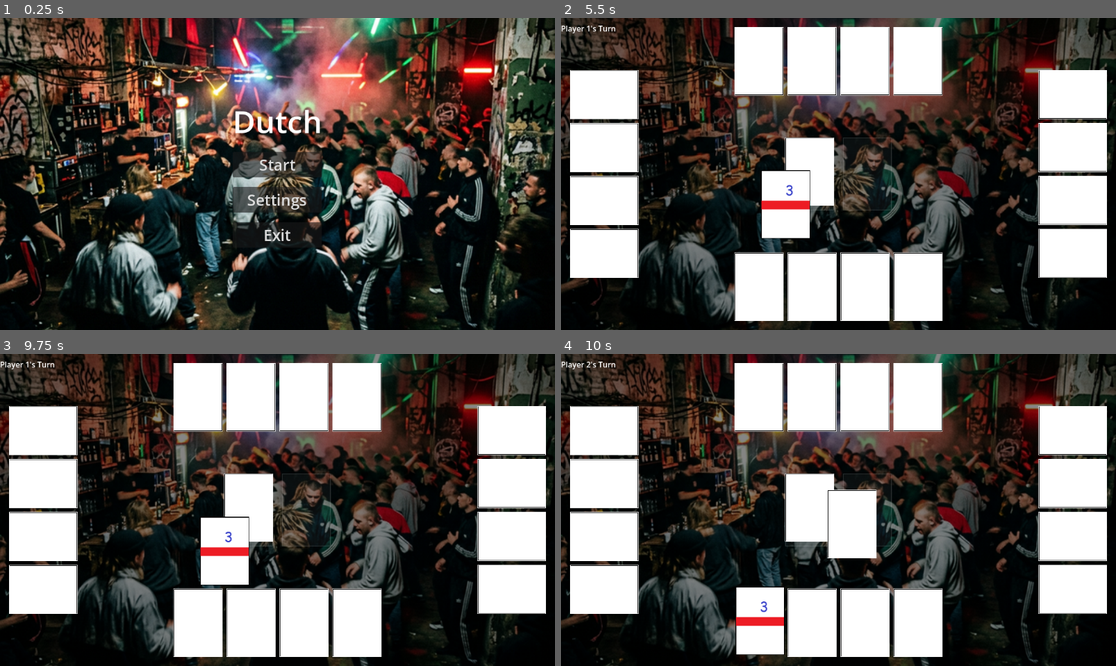
Above: before the commit, frames 1-4 (two rows, left to right).
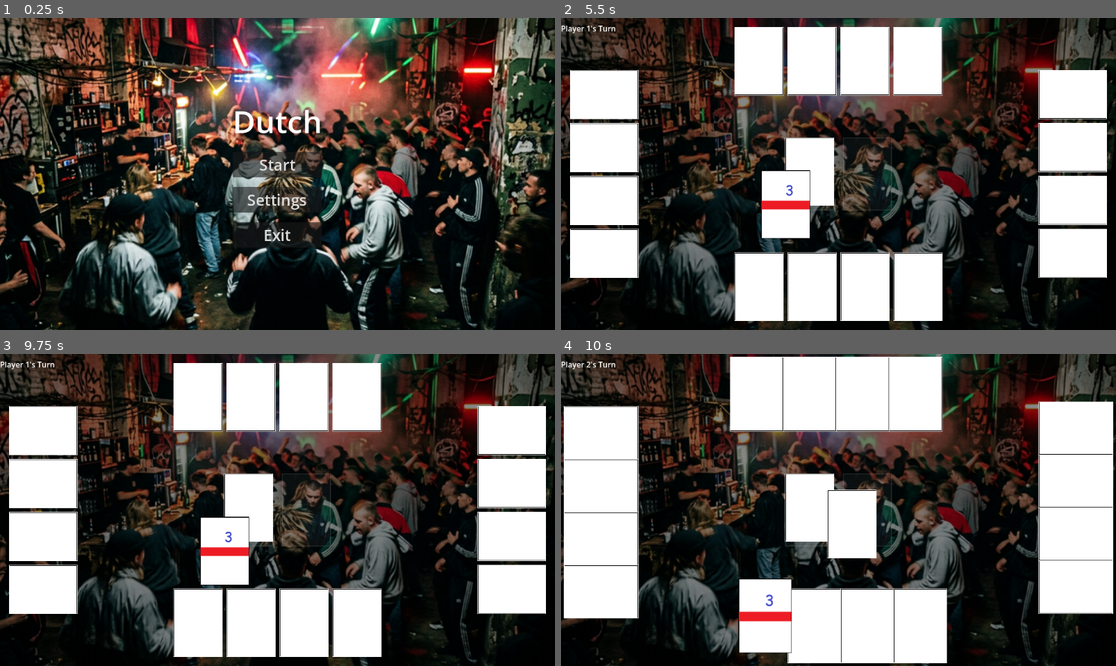
Above: after the commit, the same moments.

Repository: DinVin24/dutch
Game: Godot game, scene res://main_menu.tscn
The game is run twice, just before and just after one commit, with the same random seed, the same clock (stepped at 60 frames per second) and the same inputs.
Inputs (mouse positions are in pixels of both pictures, inside the frame that each line leads up to):
- Up to frame 1 (0.25 s): no input
- Up to frame 2 (5.5 s): click "Start" at 0.5 s; click (810, 170) at 1.27 s; click (810, 170) at 2.02 s; click (810, 170) at 2.77 s; tap Enter at 3.5, 5 s; click (810, 170) at 3.67 s; tap Space at 4.25 s; move the mouse to (810, 170) at 4.27 s; click (810, 170) at 4.42 s; move the mouse to (805, 170) at 5.02 s; click (805, 170) at 5.17 s
- Up to frame 3 (9.75 s): move the mouse to (249, 506) at 5.77 s; click (249, 506) at 5.92 s; tap Space at 6.5, 8 s; move the mouse to (249, 506) at 6.52 s; click (249, 506) at 6.67 s; tap Enter at 7.25 s; move the mouse to (244, 506) at 7.27 s; click (244, 506) at 7.42 s; move the mouse to (244, 503) at 8.02 s; click (244, 503) at 8.17 s; move the mouse to (244, 503) at 8.77 s; click (244, 503) at 8.92 s; move the mouse to (199, 622) at 9.52 s; click (199, 622) at 9.67 s
- Up to frame 4 (10 s): no input

Frames 1-3 are identical in both runs. In frame 4, 6.8% of the frame differs, in the area x 0-100%, y 0-100%.

Commit message:
feat(mechanics): complete special card abilities for Queen and Jack
Agent 2: Implemented UI highlighting, refined peek/swap animations, and added state-guarded validation. Agent 3: Verified FSM transitions and visual feedback.

Diff:
--- a/card.gd
+++ b/card.gd
@@ -12,6 +12,8 @@
 var data: CardData
 var is_flipping: bool = false
 var is_selected: bool = false
+var is_highlighted: bool = false
+var highlight_tween: Tween = null
 
 # Path configuration
 const SPRITE_SHEET_PATH = "res://assets/images/cards/playing_cards.png"
@@ -120,6 +122,23 @@
 	is_selected = p_selected
 	_update_visuals()
 
+func set_highlighted(p_highlighted: bool):
+	is_highlighted = p_highlighted
+
+	if highlight_tween:
+		highlight_tween.kill()
+
+	if is_highlighted:
+		highlight_tween = create_tween().set_loops()
+		highlight_tween.tween_property(self, "scale", Vector2(1.05, 1.05), 0.6).set_trans(Tween.TRANS_SINE)
+		highlight_tween.tween_property(self, "scale", Vector2(1.0, 1.0), 0.6).set_trans(Tween.TRANS_SINE)
+		modulate = Color(1.5, 1.5, 1.5) # Brighten
+	else:
+		scale = Vector2(1.0, 1.0)
+		modulate = Color(1.0, 1.0, 1.0)
+
+	_update_visuals()
+
 func flip() -> void:
 	if is_flipping or not data:
 		return
--- a/game_board.gd
+++ b/game_board.gd
@@ -111,6 +111,9 @@
 			else:
 				print("FSM Blocked: Cannot swap drawn card into opponent's hand.")
 		GameManager.GameState.TURN_PEEK_ABILITY:
+			if card_node.data.is_face_up:
+				print("FSM Blocked: Cannot peek at a card that is already face-up.")
+				return
 			_handle_peek_ability(card_node)
 		GameManager.GameState.TURN_SWAP_ABILITY:
 			_handle_swap_ability(card_node, p_idx, c_idx)
@@ -129,6 +132,7 @@
 			card.mouse_filter = Control.MOUSE_FILTER_STOP
 
 	GameManager.complete_peek_ability()
+	clear_all_highlights()
 
 func _handle_swap_ability(card_node, p_idx, c_idx):
 	# Don't allow clicking the same card twice
@@ -155,6 +159,7 @@
 	s2.node.set_selected(false)
 
 	swap_sources.clear()
+	clear_all_highlights()
 	reposition_all_cards()
 
 func _show_message(text: String):
@@ -255,9 +260,22 @@
 			_start_peek_phase()
 		GameManager.GameState.TURN_PEEK_ABILITY:
 			_show_message("Select ANY card to peek at.")
+			_highlight_selectable_cards()
 		GameManager.GameState.TURN_SWAP_ABILITY:
 			_show_message("Select TWO cards on the board to swap.")
+			_highlight_selectable_cards()
 			swap_sources.clear()
+func _highlight_selectable_cards():
+	for hand in player_hands:
+		for card in hand:
+			if is_instance_valid(card):
+				card.set_highlighted(true)
+
+func clear_all_highlights():
+	for hand in player_hands:
+		for card in hand:
+			if is_instance_valid(card):
+				card.set_highlighted(false)
 
 func _start_peek_phase():
 	var label = Label.new()
@@ -333,8 +351,13 @@
 				var final_pos = transform.position - card_pivot.rotated(deg_to_rad(transform.rotation))
 
 				var tween = create_tween().set_parallel(true)
-				tween.tween_property(card, "rotation_degrees", transform.rotation, 0.3)
-				tween.tween_property(card, "global_position", final_pos, 0.3).set_trans(Tween.TRANS_QUAD).set_ease(Tween.EASE_OUT)
+				tween.tween_property(card, "rotation_degrees", transform.rotation, 0.4).set_trans(Tween.TRANS_QUAD).set_ease(Tween.EASE_OUT)
+				tween.tween_property(card, "global_position", final_pos, 0.4).set_trans(Tween.TRANS_QUAD).set_ease(Tween.EASE_OUT)
+
+				# Premium "lift" effect
+				var lift_tween = create_tween()
+				lift_tween.tween_property(card, "scale", Vector2(1.1, 1.1), 0.2).set_trans(Tween.TRANS_QUAD).set_ease(Tween.EASE_OUT)
+				lift_tween.tween_property(card, "scale", Vector2(1.0, 1.0), 0.2).set_trans(Tween.TRANS_QUAD).set_ease(Tween.EASE_IN)
 
 func get_card_transform(p_idx: int, card_idx: int, total_cards: int) -> Dictionary:
 	var screen_size = get_viewport_rect().size
